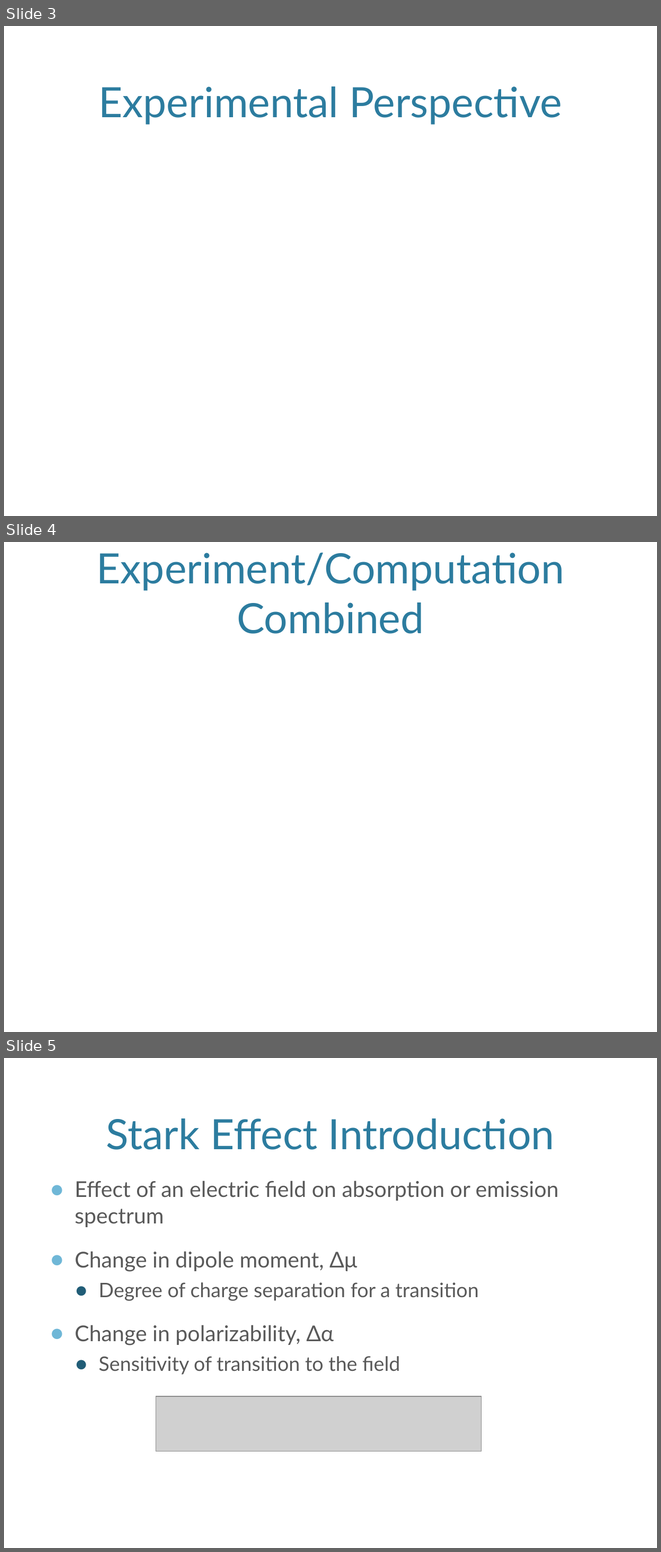
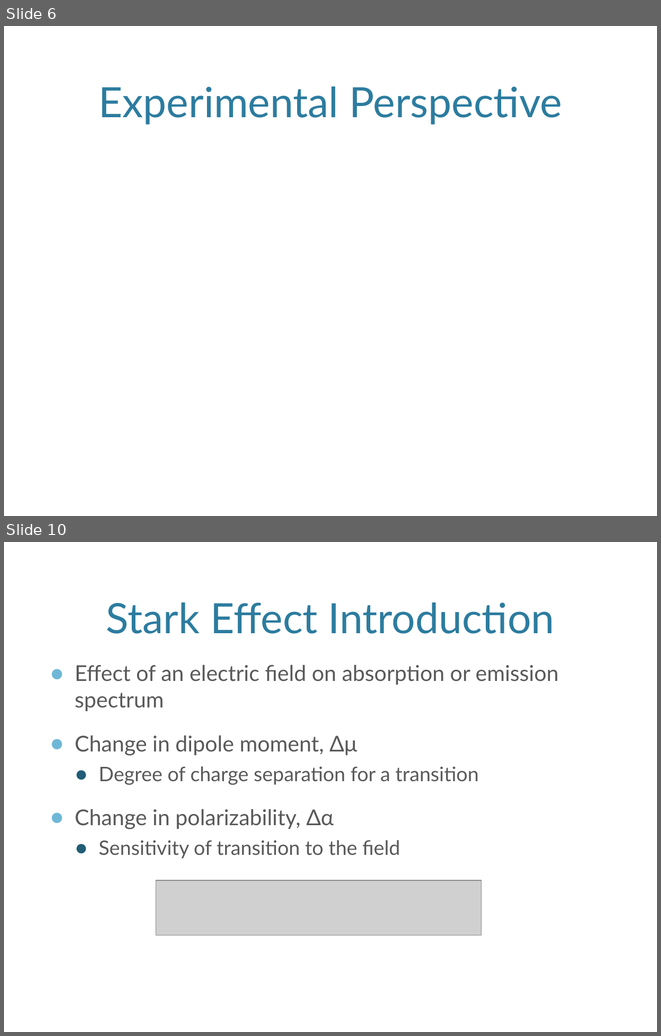
Before and after one commit to jjradler/565projectSp16, a slide deck: 565Presentation.pptx. Shown one above the other, each under a label of ours: slides 3, 4 and 5 before the commit, slides 6 and 10 after it; the slides between them are not shown. The pictures are 661x1552 and 661x1036 pixels, drawn with LibreOffice and Linux fonts; fonts in the diff are those of the drawing; grey boxes stand for pictures; background and template pictures are left out. Boxes give left, top, right and bottom in pixels: in the first picture for what was removed or moved away, otherwise in the second. Text is boxed around its words. In the diff, an @@ line names an element or a change of style, - is before the commit and + after.

```diff
--- a/565Presentation.pptx
+++ b/565Presentation.pptx
@@ slide 4 removed at (4,542,657,1032), background picture (left out) @@
@@ title removed at (96,553,564,634) @@
-Experiment/Computation Combined
@@ what was slide 3 is now slide 6 @@
@@ what was slide 5 is now slide 10 @@
```
Also in this commit, not shown: 2 slides changed, 6 slides added.
